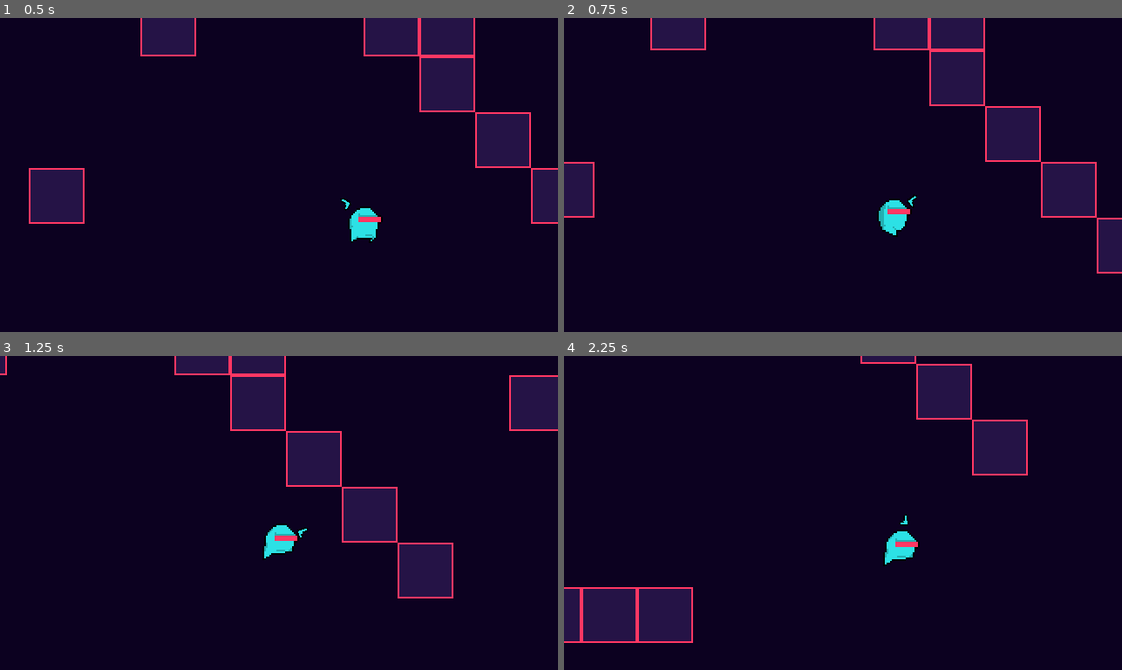
Above: before the commit, frames 1-4 (two rows, left to right).
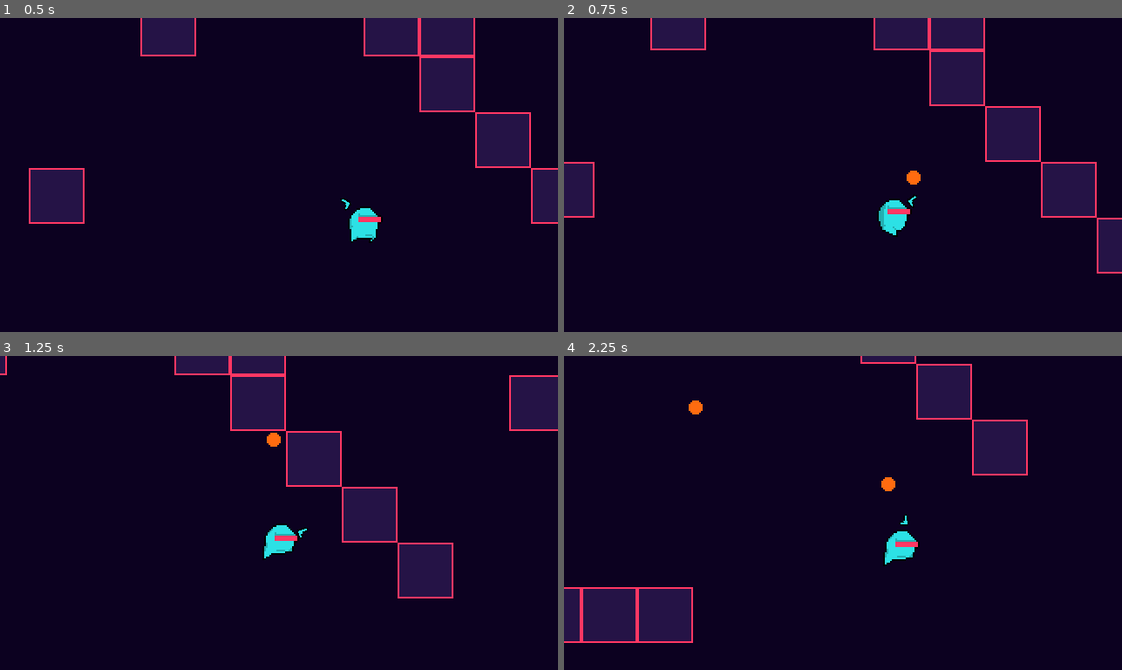
Above: after the commit, the same moments.

Repository: GregCK/RetroGun
Game: Godot game, scene res://World.tscn
The game is run twice, just before and just after one commit, with the same random seed, the same clock (stepped at 60 frames per second) and the same inputs.
Inputs (mouse positions are in pixels of both pictures, inside the frame that each line leads up to):
- Up to frame 1 (0.5 s): no input
- Up to frame 2 (0.75 s): move the mouse to (965, 159) at 0.52 s; hold D (right) from 0.53 s (still down); click (965, 159) at 0.6 s
- Up to frame 3 (1.25 s): keep holding D (right)
- Up to frame 4 (2.25 s): move the mouse to (731, 528) at 1.27 s; release D (right) at 1.28 s; hold S (down) 1.28-2.03 s; click (731, 528) at 1.35 s; move the mouse to (898, 443) at 2.02 s; hold D (right) from 2.03 s (still down); click (898, 443) at 2.1 s

Frame 1 is identical in both runs. In frame 2, less than 0.1% of the frame differs, in the area x 61-64%, y 48-54%; in frame 3, less than 0.1%; in frame 4, 0.2%, in the area x 22-60%, y 14-44%.

Commit message:
bullet is fired

Diff:
--- a/Player/Player.tscn
+++ b/Player/Player.tscn
@@ -75,4 +75,4 @@
 texture = ExtResource( 3 )
 
 [node name="Firepoint" type="Position2D" parent="Weapon/Pistol"]
-position = Vector2( 16.822, 1.961 )
+position = Vector2( 16.6347, 2.05464 )
--- a/Player/PlayerBullet.gd
+++ b/Player/PlayerBullet.gd
@@ -2,6 +2,7 @@
 
 
 var velocity = Vector2.ZERO
+const speed = 100
 
 
 # Called when the node enters the scene tree for the first time.
@@ -10,7 +11,7 @@
 
 
 func init(direction:Vector2):
-	velocity = direction
+	velocity = direction * speed
 
 
 func _physics_process(delta):
--- a/Player/Weapon.gd
+++ b/Player/Weapon.gd
@@ -1,8 +1,10 @@
 extends Position2D
 
 
-onready var weapon = $Pistol
+onready var pistol = $Pistol
 onready var firepoint = $Pistol/Firepoint
+
+onready var weapon = pistol
 
 
 # Called when the node enters the scene tree for the first time.
@@ -13,7 +15,9 @@
 # Called every frame. 'delta' is the elapsed time since the previous frame.
 func _process(delta):
 	if Input.is_action_just_pressed("click"):
+		var mouse_pos = get_global_mouse_position()
 		var self_pos = get_global_position()
-		var weapon_pos = firepoint.get_global_position()
-		var direction = self_pos - weapon_pos
+		var direction = mouse_pos - self_pos
+		direction = direction.normalized()
+
 		weapon.attack(direction)
--- a/Player/Weapons/Pistol.gd
+++ b/Player/Weapons/Pistol.gd
@@ -4,10 +4,11 @@
 
 onready var sprite = $Pistol
 onready var firepoint = $Firepoint
+var world
 
 # Called when the node enters the scene tree for the first time.
 func _ready():
-	pass # Replace with function body.
+	world = get_parent().get_parent().get_parent()
 
 
 # Called every frame. 'delta' is the elapsed time since the previous frame.
@@ -29,4 +30,5 @@
 func attack(direction:Vector2):
 	var bullet = Bullet.instance()
 	bullet.init(direction)
-	bullet.position = firepoint.position
+	bullet.set_global_position( firepoint.get_global_position() )
+	world.add_child(bullet)
Not shown, changed: .mono/metadata/ide_messaging_meta.txt
Not shown: 3 places in World.tscn that only renumber resources
